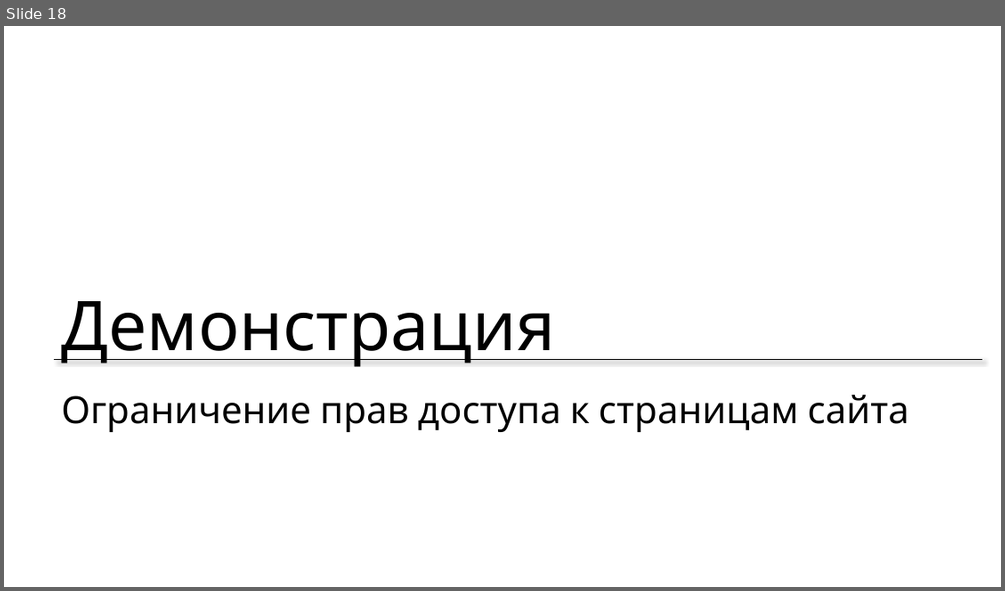
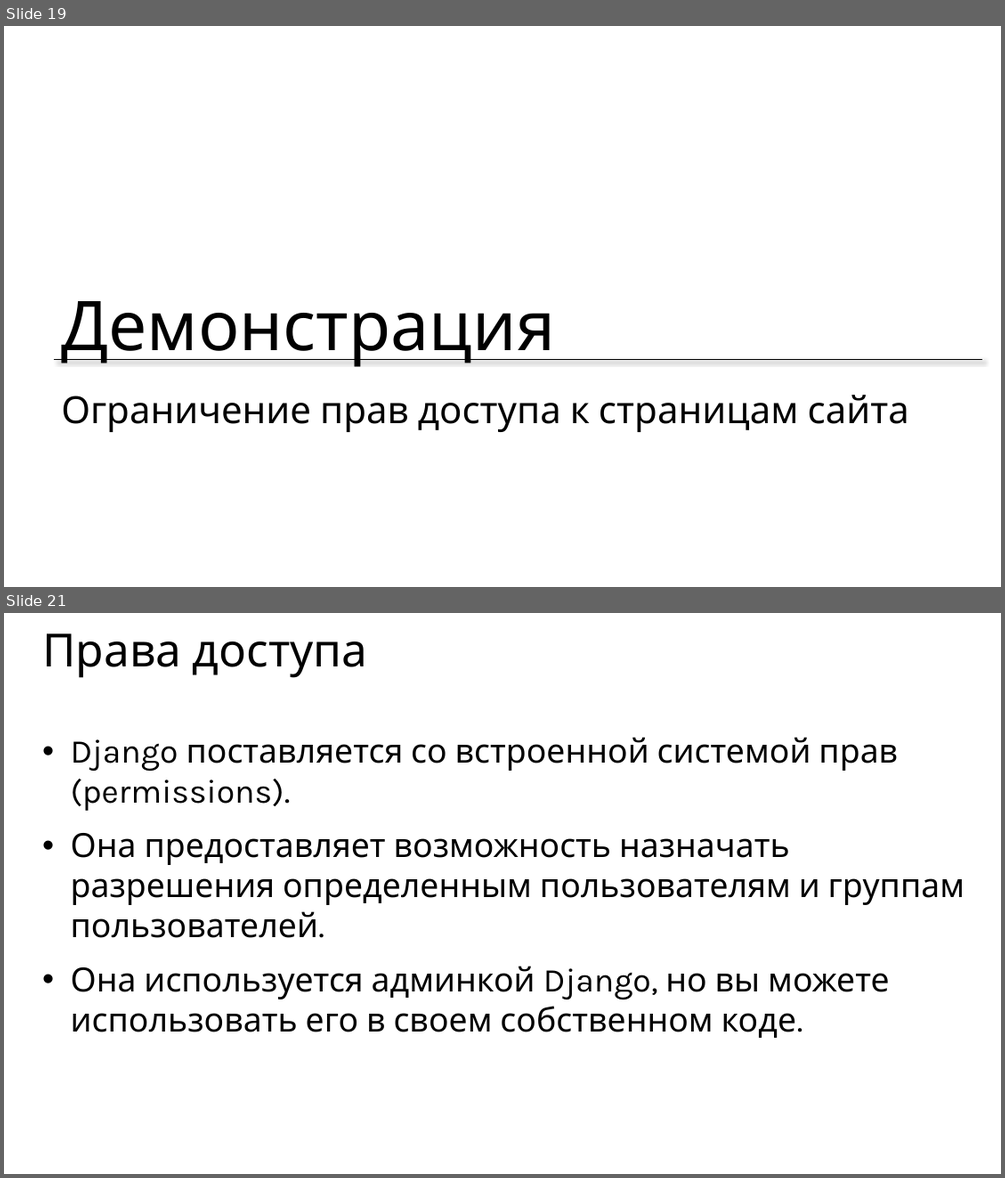
Before and after one commit to maxchv/LearnPython, a slide deck: week14/auth.pptx. Shown one above the other, each under a label of ours: slide 18 before the commit, slides 19 and 21 after it; the slides between them are not shown. The pictures are 1005x591 and 1005x1178 pixels, drawn with LibreOffice and Linux fonts; fonts in the diff are those of the drawing. Boxes give left, top, right and bottom in pixels: in the first picture for what was removed or moved away, otherwise in the second. Text is boxed around its words. In the diff, an @@ line names an element or a change of style, - is before the commit and + after.

Commit message:
Added demo how to use permissions and presentation signals

```diff
--- a/week14/auth.pptx
+++ b/week14/auth.pptx
@@ slide 21 added at [4,613,1001,1174], background #FFFFFF @@
@@ title added at [42,633,368,678], 44 pt, text #000000 @@
+Права доступа
@@ text added at [71,737,964,1038], 32 pt, text #000000 @@
+• Django поставляется со встроенной системой прав (permissions).
+• Она предоставляет возможность назначать разрешения определенным пользователям и группам пользователей.
+• Она используется админкой Django, но вы можете использовать его в своем собственном коде.
@@ what was slide 18 is now slide 19 @@
```
Also in this commit, not shown: 2 slides changed, 11 other slides added, 12 slides removed, 39 other files.
